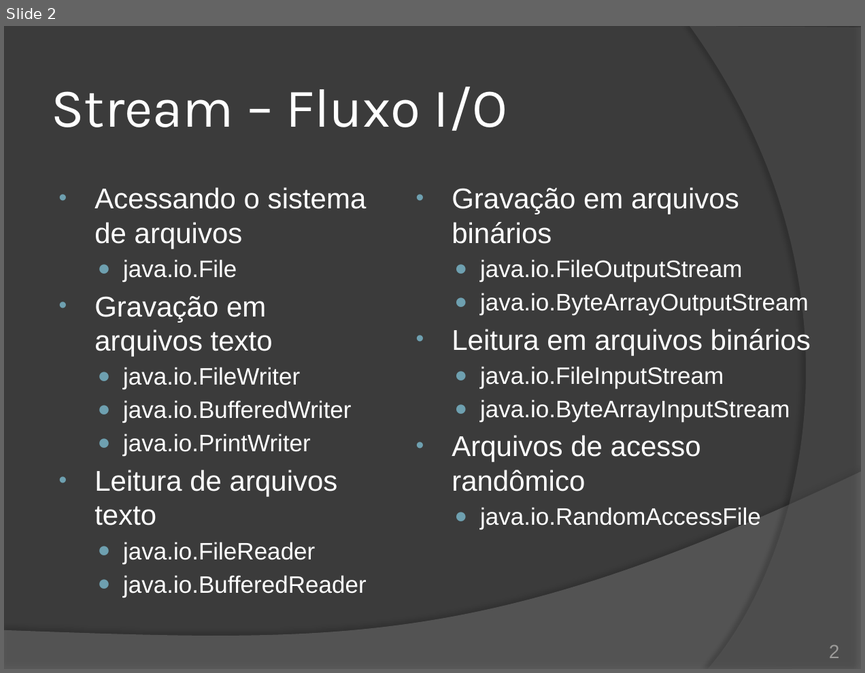
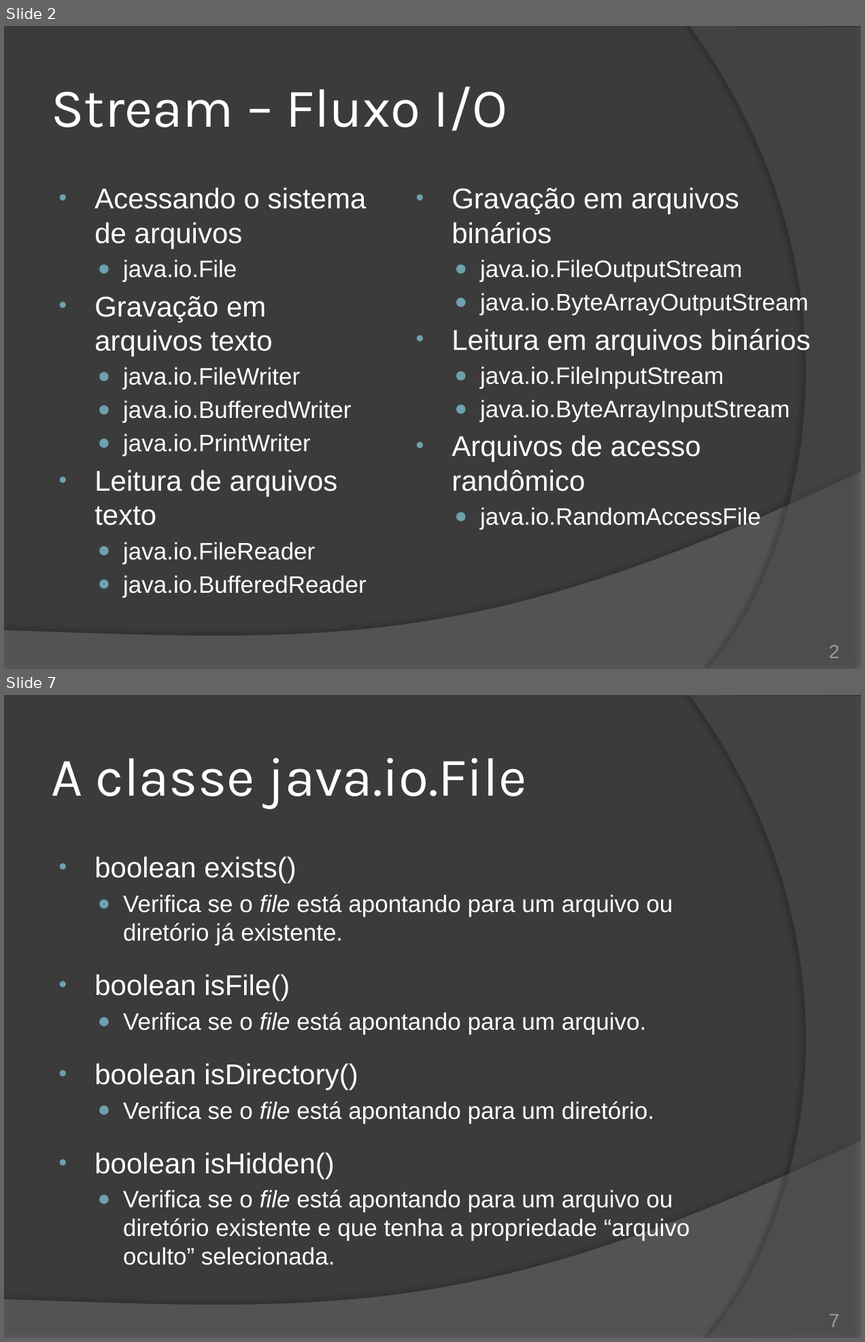
Before and after one commit to duchesqui/slzvieira-training, a slide deck: 2-Java-Programmer-Modulo-II/16.Capitulo10.pptx. Shown one above the other, each under a label of ours: slide 2 before the commit, slides 2 and 7 after it; the slides between them are not shown. The pictures are 865x673 and 865x1342 pixels, drawn with LibreOffice and Linux fonts; fonts in the diff are those of the drawing. Boxes give left, top, right and bottom in pixels: in the first picture for what was removed or moved away, otherwise in the second. Text is boxed around its words. In the diff, an @@ line names an element or a change of style, - is before the commit and + after.

Commit message:
Capítulo 10: Java I/O - Manipulação do sistema de arquivos com a classe File

```diff
--- a/2-Java-Programmer-Modulo-II/16.Capitulo10.pptx
+++ b/2-Java-Programmer-Modulo-II/16.Capitulo10.pptx
@@ slide 7 added at [4,695,861,1338], background #3B3B3B; not listed: 2 template elements that a slide beside it also shows @@
@@ title added at [51,758,527,809], 46 pt, text #FFFFFF @@
+A classe java.io.File
@@ text added at [94,856,690,1265], 20 pt, text #FFFFFF @@
+• boolean exists()
+  ● Verifica se o file está apontando para um arquivo ou diretório já existente.
+• boolean isFile()
+  ● Verifica se o file está apontando para um arquivo.
+• boolean isDirectory()
+  ● Verifica se o file está apontando para um diretório.
+• boolean isHidden()
+  ● Verifica se o file está apontando para um arquivo ou diretório existente e que tenha a propriedade “arquivo oculto” selecionada.
@@ page number added at [829,1314,840,1327], 16 pt, text #9D9B9A @@
+7
```
Also in this commit, not shown: 2 slides changed, 20 other slides added.
